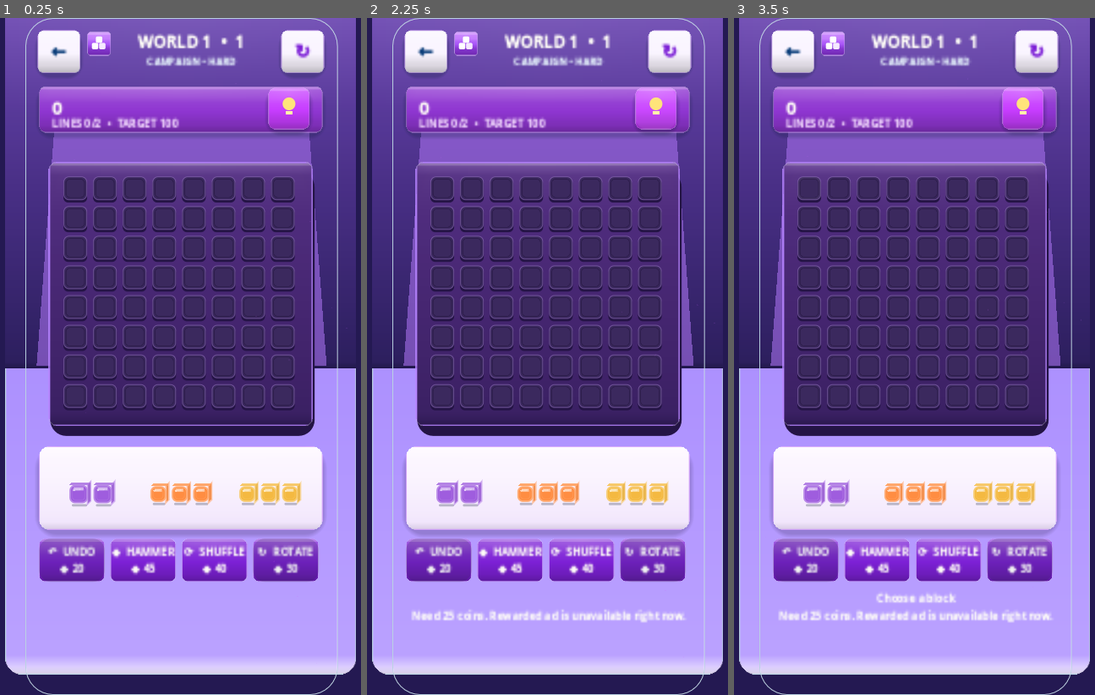
Above: before the commit, frames 1-3 (left to right).
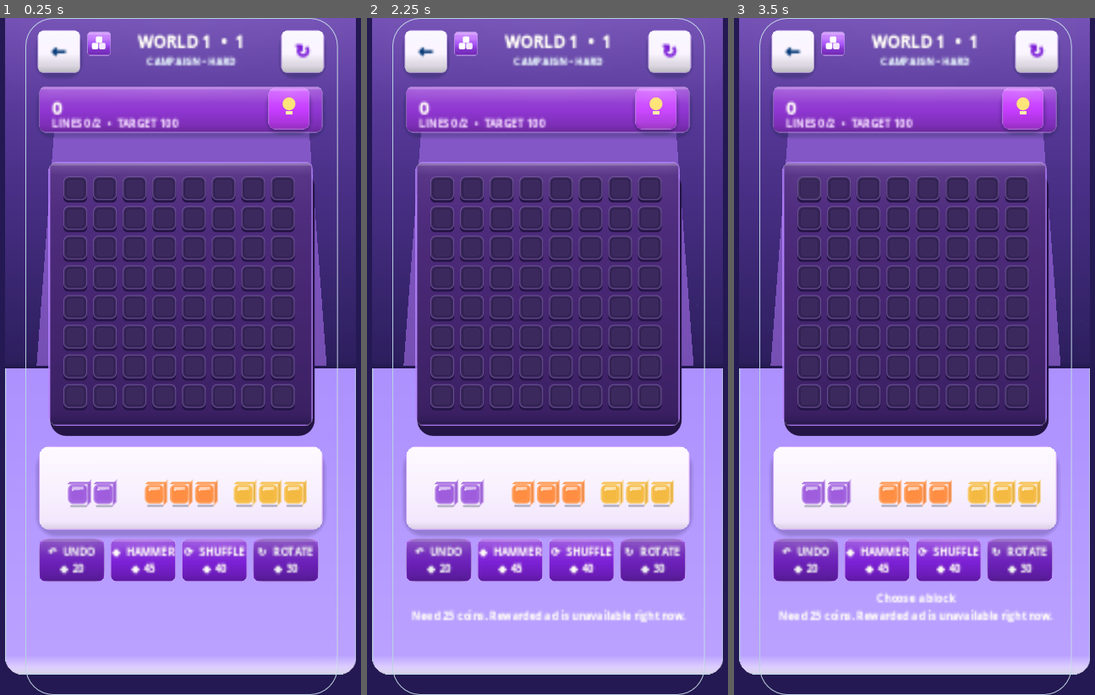
Above: after the commit, the same moments.

Repository: eghosa001/unjam
Game: Godot game, scene res://scenes/BlockPuzzle.tscn
Same seed, same stepped clock (60 frames per second), same inputs: the game is played once before the commit and once after it. This scene is started directly instead of the project's main scene.
Inputs (mouse positions are in pixels of both pictures, inside the frame that each line leads up to):
- Up to frame 1 (0.25 s): no input
- Up to frame 2 (2.25 s): click "←" at 0.5 s; click "↻" at 1.25 s; click (655, 106) at 2 s
- Up to frame 3 (3.5 s): click (809, 187) at 2.77 s

The runs differ from the first frame. In frame 1, 1.2% of the frame differs, in the area x 18-86%, y 68-73%; in frame 2, 1.2%; in frame 3, 1.2%.

Commit message:
block: enlarge tray pieces toward board-cell scale

Diff:
--- a/scripts/ui/block_piece_button.gd
+++ b/scripts/ui/block_piece_button.gd
@@ -451,10 +451,10 @@
 	return _tray_cell_size(max_x, max_y)
 
 func _tray_cell_size(max_x: int, max_y: int) -> float:
-	var fit_cell := minf((size.x - 24.0) / float(max_x + 1), (size.y - 18.0) / float(max_y + 1))
-	# Keep every tray shape on one visual scale. A single-cell piece should read
-	# like one board cell, not inflate to fill the entire tray slot.
-	return clampf(minf(30.0, fit_cell), 16.0, 30.0)
+	var fit_cell := minf((size.x - 10.0) / float(max_x + 1), (size.y - 10.0) / float(max_y + 1))
+	# Tray pieces should be immediately legible and close to the 32.6px board
+	# cells, while still fitting the tallest three-cell shapes without clipping.
+	return clampf(minf(32.0, fit_cell), 18.0, 32.0)
 
 func _draw_block(rect: Rect2, fill: Color) -> void:
 	# Use real top/right extrusion instead of a second full-size dark rectangle.
